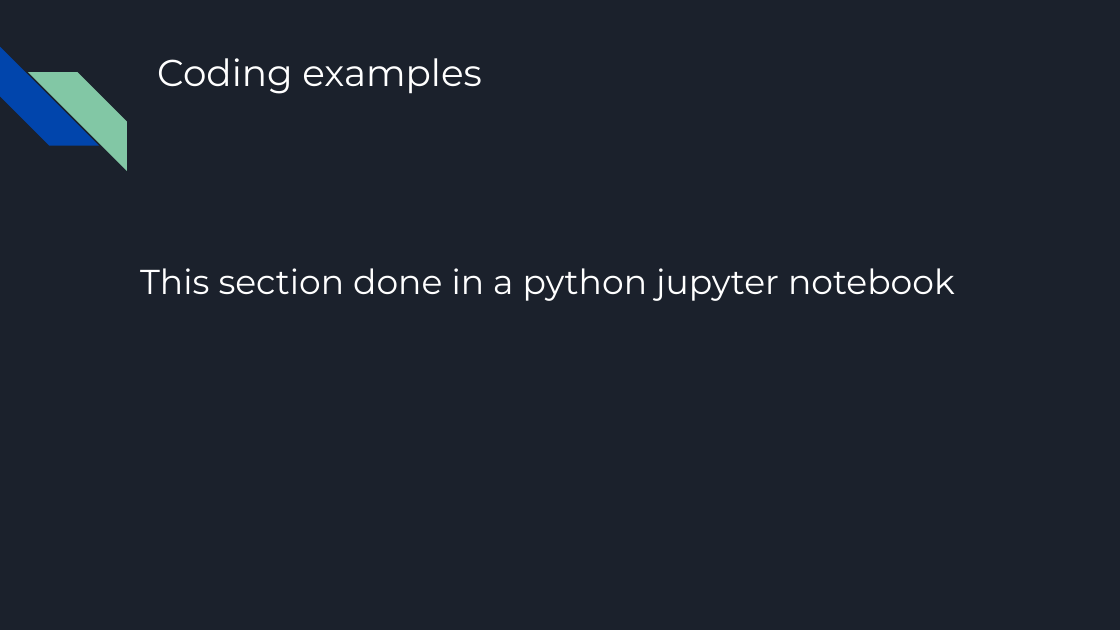
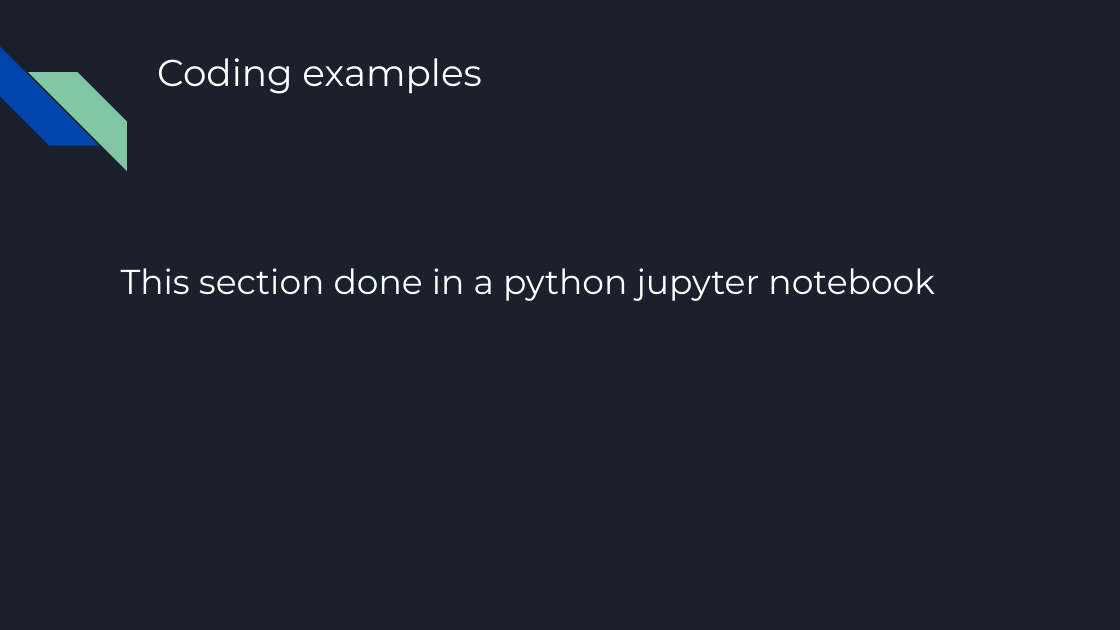
Before and after one commit to MichaelSzczepaniak/WordEmbeddings, a slide deck: slide 10 of word_embeddings_30min.odp. Drawn at 1120x630 pixels with LibreOffice and Linux fonts; fonts in the diff are those of the drawing. Boxes give left, top, right and bottom in pixels: in the first picture for what was removed or moved away, otherwise in the second. Text is boxed around its words. In the diff, an @@ line names an element or a change of style, - is before the commit and + after.

Commit message:
revise pres slides, start word embeddings module, start pres notebook, add glove embeddings dir to ignore file

```diff
--- a/word_embeddings_30min.odp
+++ b/word_embeddings_30min.odp
@@ title "This section done in a ...": place and size @@
-title "This section done in a ..." at (140,268,955,301)
+title "This section done in a ..." at (121,268,935,301)
```
Also in this commit, not shown: 7 other slides changed, 3 other files.
